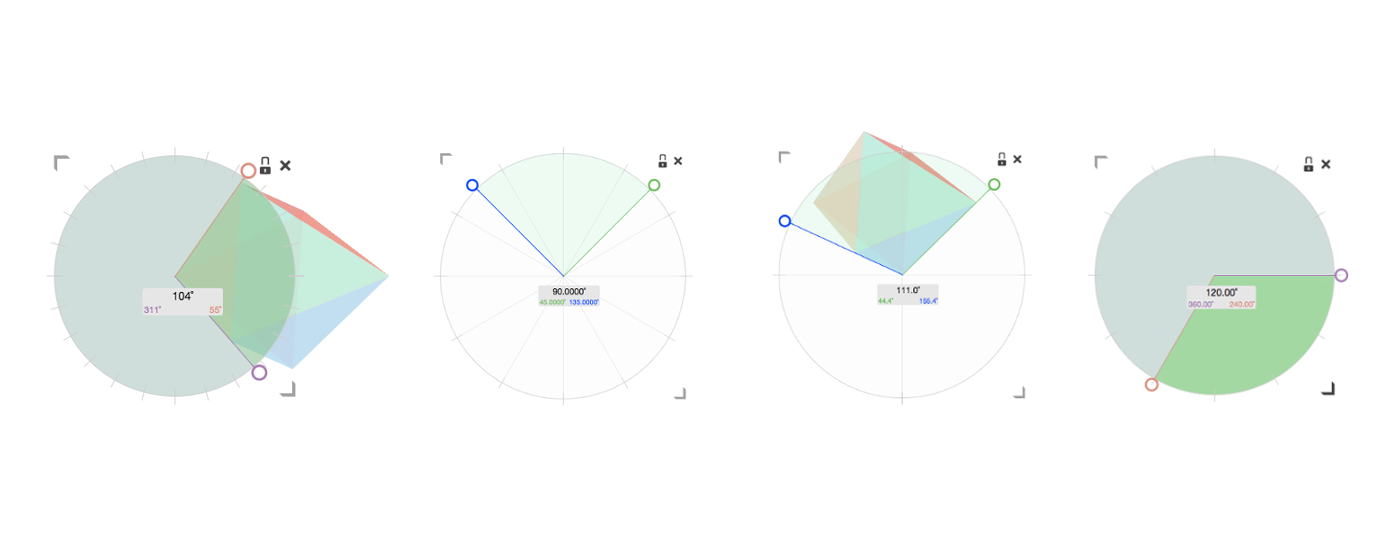
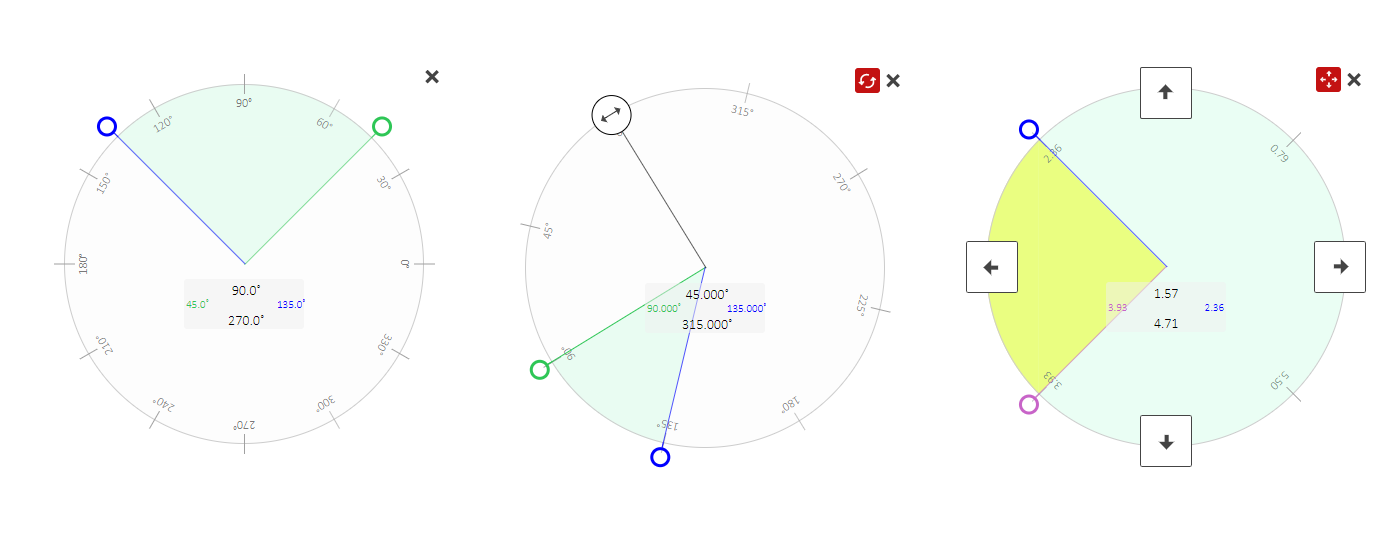
Layered file, before and after one edit (1400 x 560). Changes by layer:
moved "Pasted Layer #2" above "Pasted Layer #1", painted on it over bbox(46, 67, 1366, 468)
removed layer "Layer" over bbox(46, 67, 1366, 468)
painted on "Pasted Layer #1" over bbox(491, 67, 1349, 468)
moved "Pasted Layer" above "Background", painted on it over bbox(46, 70, 698, 461)
renamed "Screen Shot 2017-02-25 at 6.54.58 AM.png" to "Background", painted on it over bbox(46, 67, 1366, 468)
